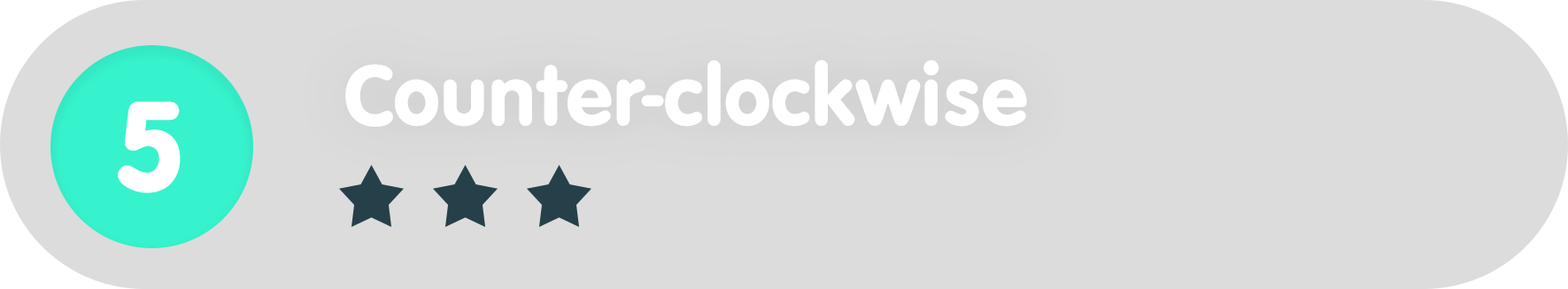
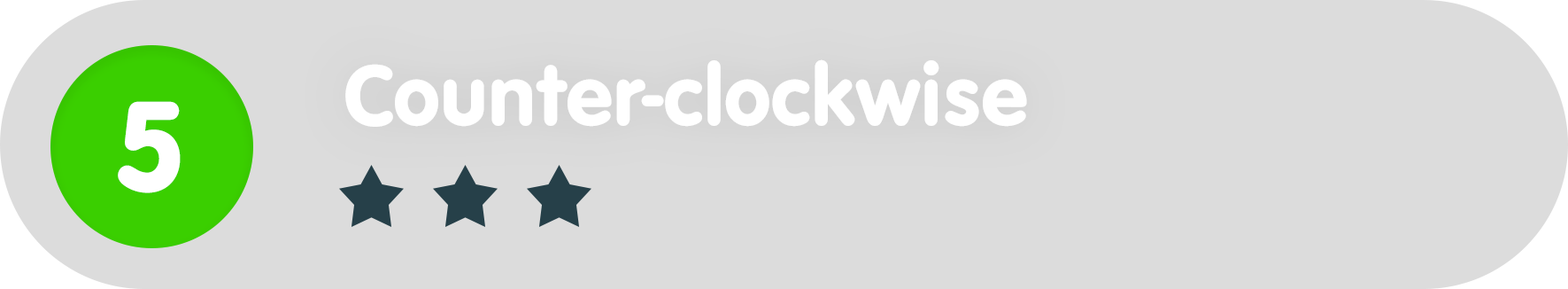
Comparing the layer stacks of the two 1568px x 289px images. Changes:
painted on "Ellipse_green" over [50, 45, 254, 248]
